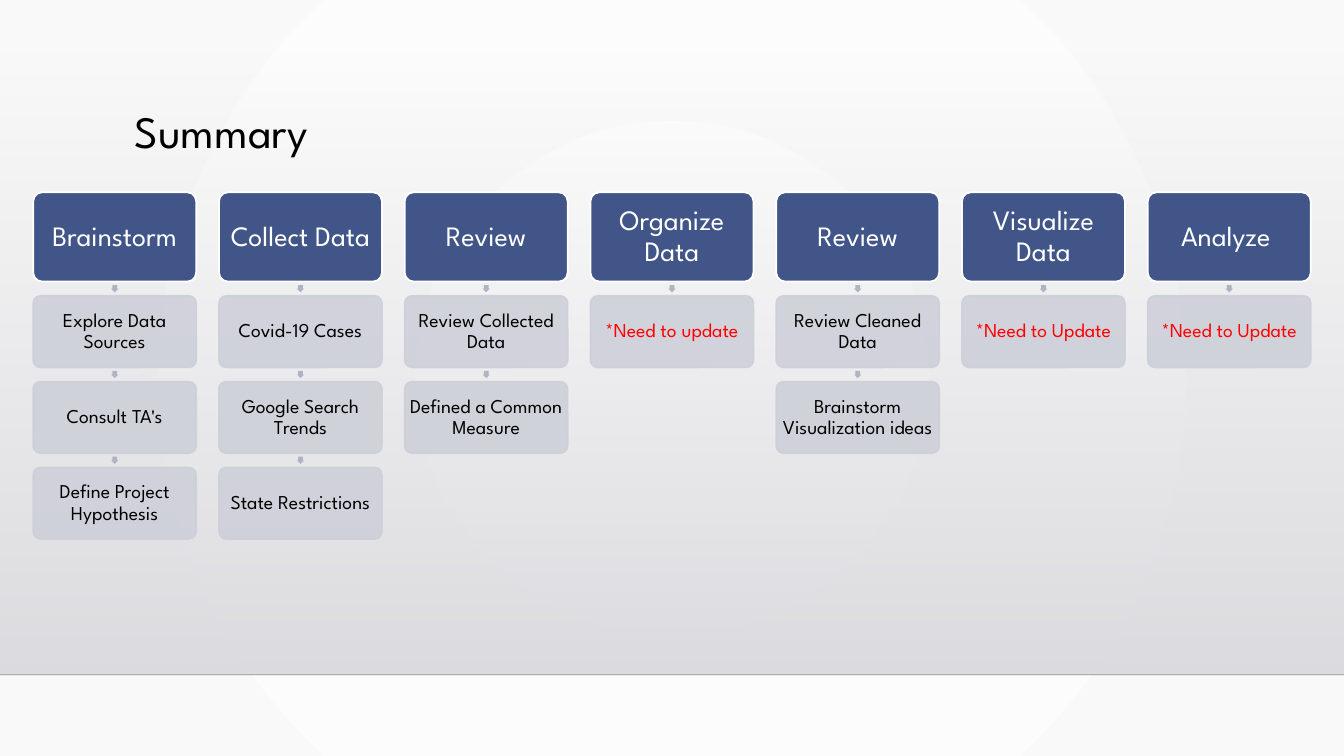
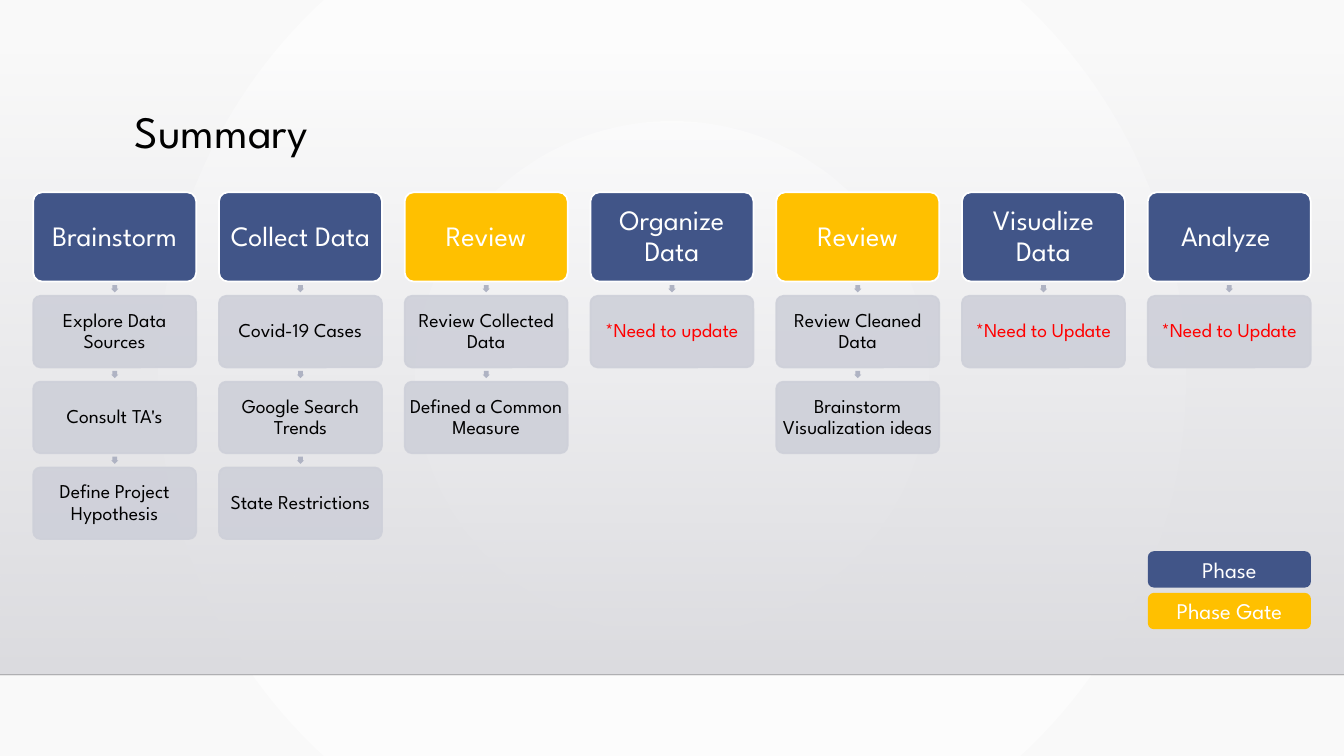
Before and after one commit to sarahDH615/google_trends_covid_project, a slide deck: slide 3 of final/final_presentation.pptx. Drawn at 1344x756 pixels with LibreOffice and Linux fonts; fonts in the diff are those of the drawing; background and template pictures are left out. Boxes give left, top, right and bottom in pixels: in the first picture for what was removed or moved away, otherwise in the second. Text is boxed around its words. In the diff, an @@ line names an element or a change of style, - is before the commit and + after.

```diff
--- a/final/final_presentation.pptx
+++ b/final/final_presentation.pptx
@@ rounded rectangle at [405, 193, 569, 282]: fill #415588 to #FFC000 @@
@@ rounded rectangle at [776, 193, 940, 282]: fill #415588 to #FFC000 @@
@@ rounded rectangle added at [1148, 552, 1312, 588], fill #415588, 16 pt, text #FFFFFF @@
+Phase
@@ rounded rectangle added at [1148, 593, 1312, 629], fill #FFC000, 16 pt, text #FFFFFF @@
+Phase Gate
```
Also in this commit, not shown: 1 other slide changed.
